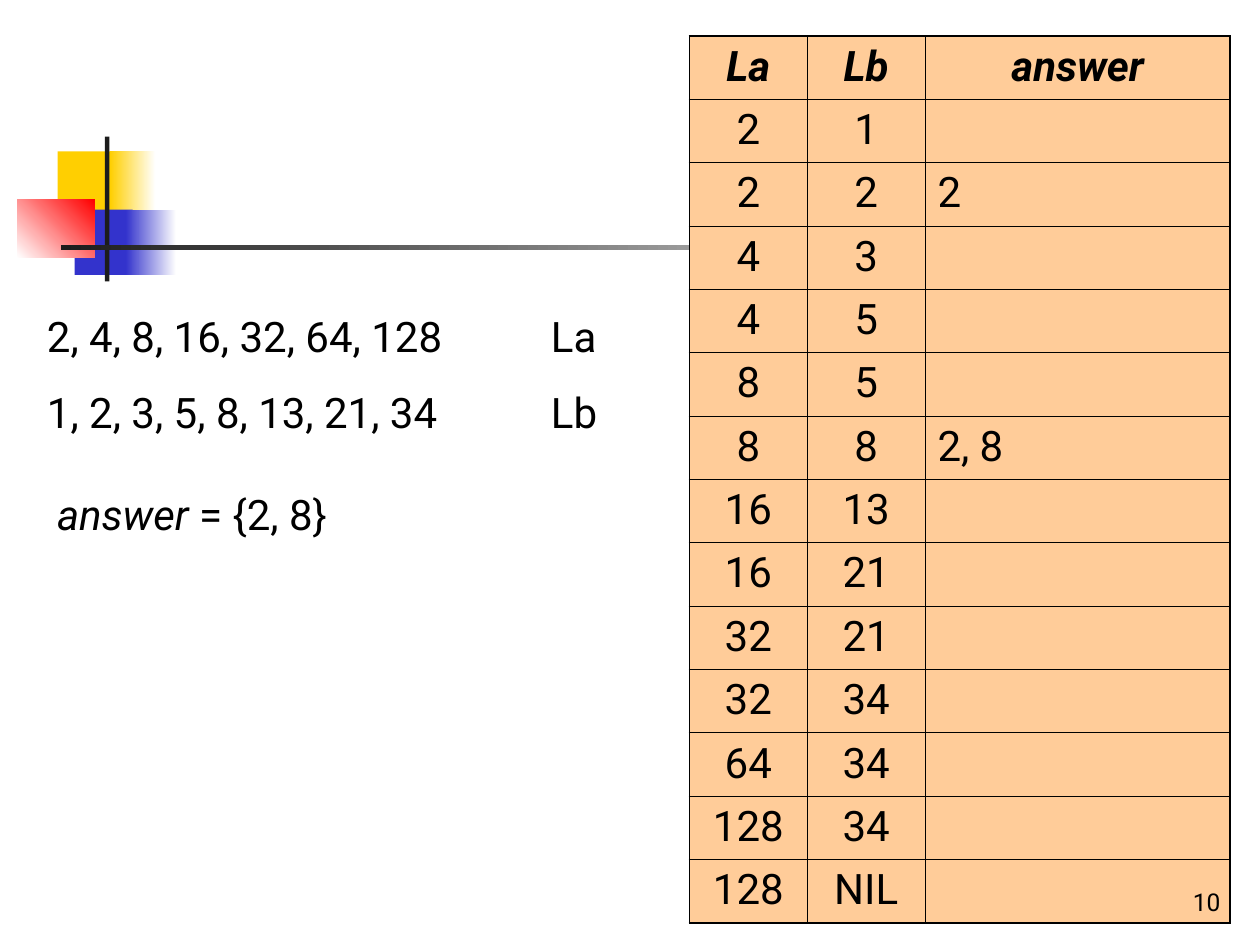
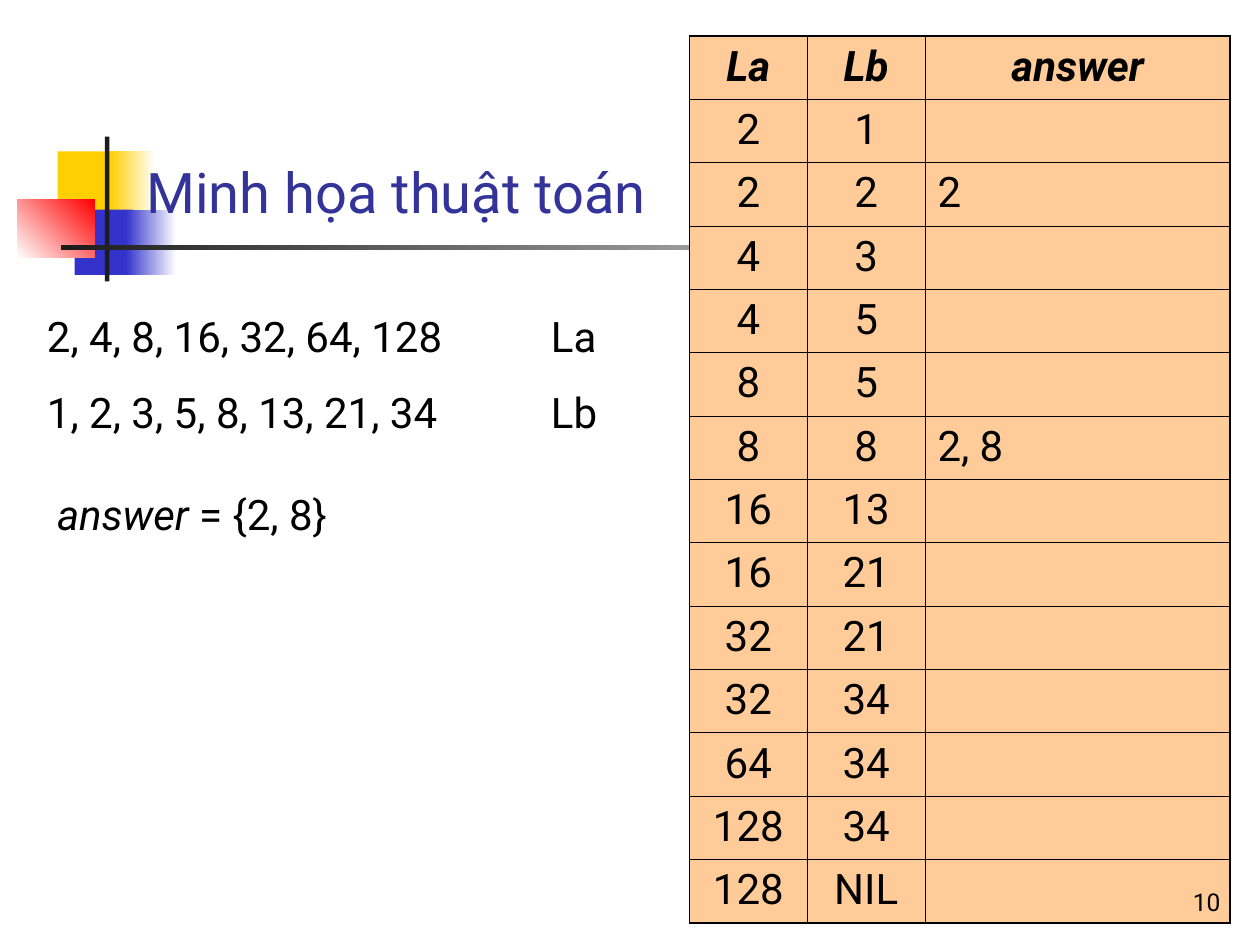
Before and after one commit to nguyenkhanhthien/IT4853, a slide deck: slide 10 of Bài 2 Thuc hien truy van Boolean tren chi muc nguoc.ppt. Drawn at 1260x945 pixels with LibreOffice and Linux fonts; fonts in the diff are those of the drawing. Boxes give left, top, right and bottom in pixels: in the first picture for what was removed or moved away, otherwise in the second. Text is boxed around its words. In the diff, an @@ line names an element or a change of style, - is before the commit and + after.

```diff
--- a/Bài 2 Thuc hien truy van Boolean tren chi muc nguoc.ppt
+++ b/Bài 2 Thuc hien truy van Boolean tren chi muc nguoc.ppt
@@ title added at <box>146,162,645,227</box>, 32 pt, text #333399 @@
+Minh họa thuật toán
```
Also in this commit, not shown: 9 other slides changed, 2 slides added.
